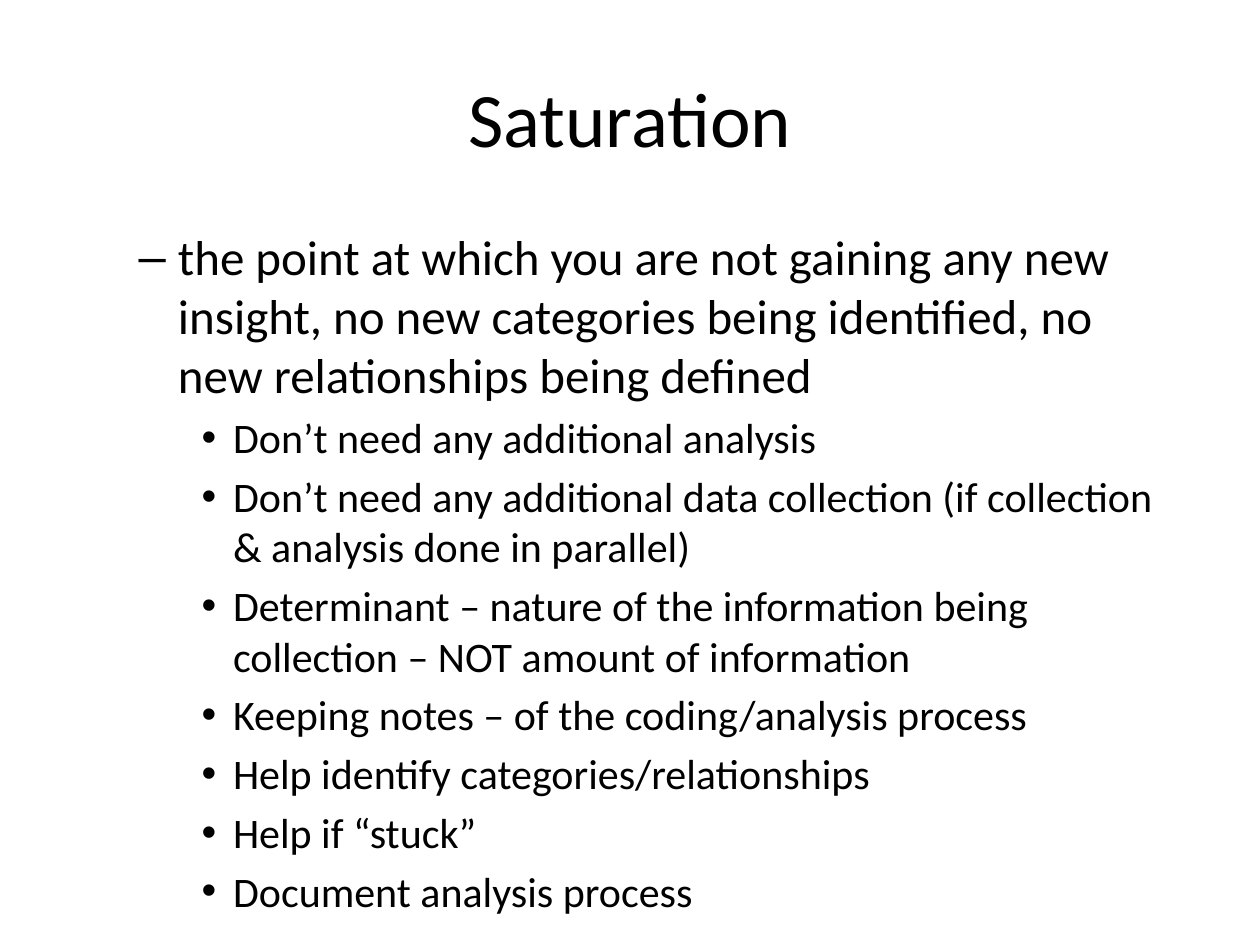
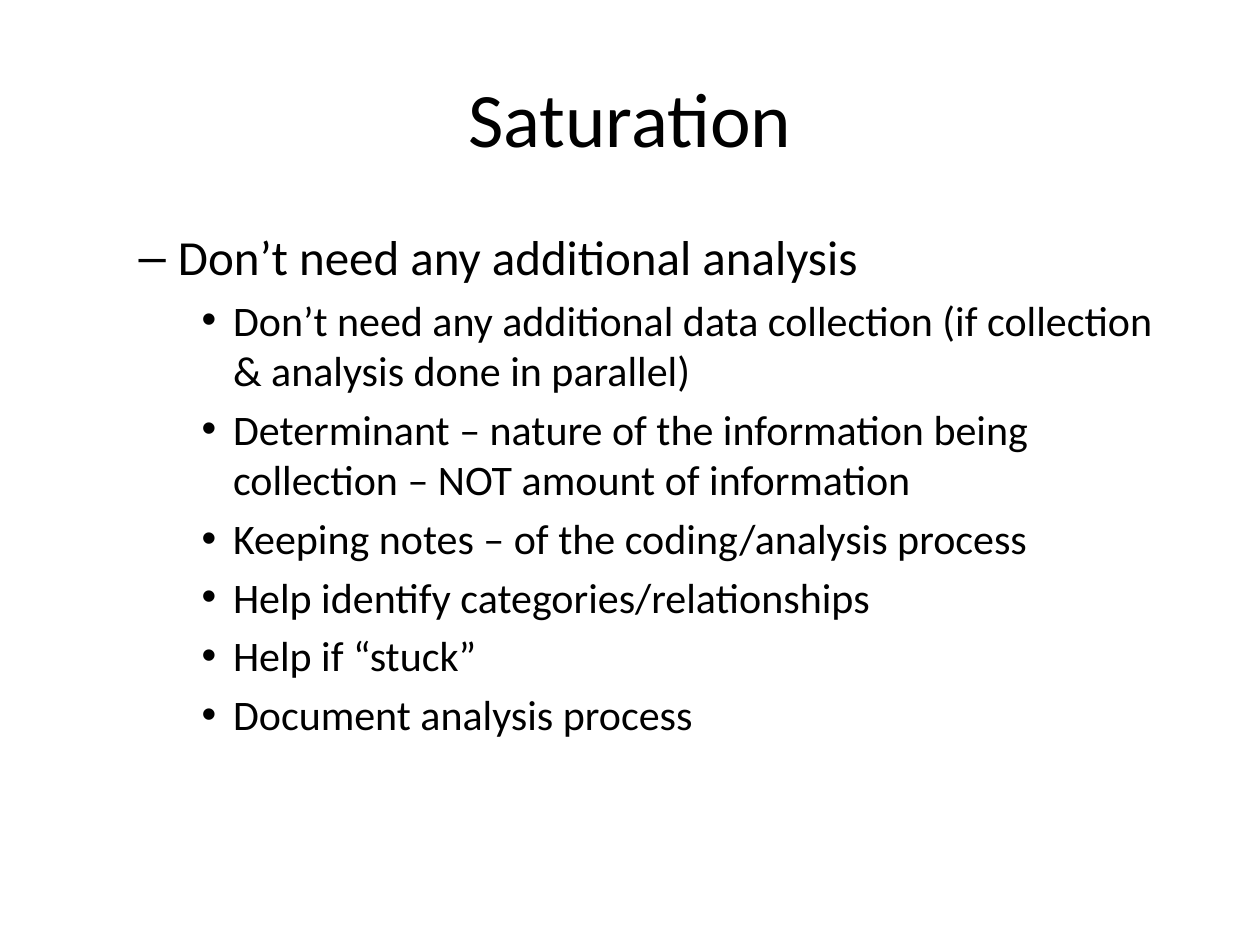
Before and after one commit to classes-medb/5510, a slide deck: slide 84 of src/video-12-hypothesis-testing.pptx (slide 64 before the commit). Drawn at 1260x945 pixels with LibreOffice and Linux fonts; fonts in the diff are those of the drawing. Boxes give left, top, right and bottom in pixels: in the first picture for what was removed or moved away, otherwise in the second. Text is boxed around its words. In the diff, an @@ line names an element or a change of style, - is before the commit and + after.

```diff
--- a/src/video-12-hypothesis-testing.pptx
+++ b/src/video-12-hypothesis-testing.pptx
@@ text at [178, 241, 1109, 402]: paragraph removed @@
-  – the point at which you are not gaining any new insight, no new categories being identified, no new relationships being defined
@@ text at [178, 240, 857, 283]: size 24 to 28 pt in "Don’t need any additional analysis"; bullet • to –; list level 3 to 2 in "Don’t need any additional analysis" @@
```
Also in this commit, not shown: 10 other slides changed, 18 slides added, 6 slides removed, 1 other file.
